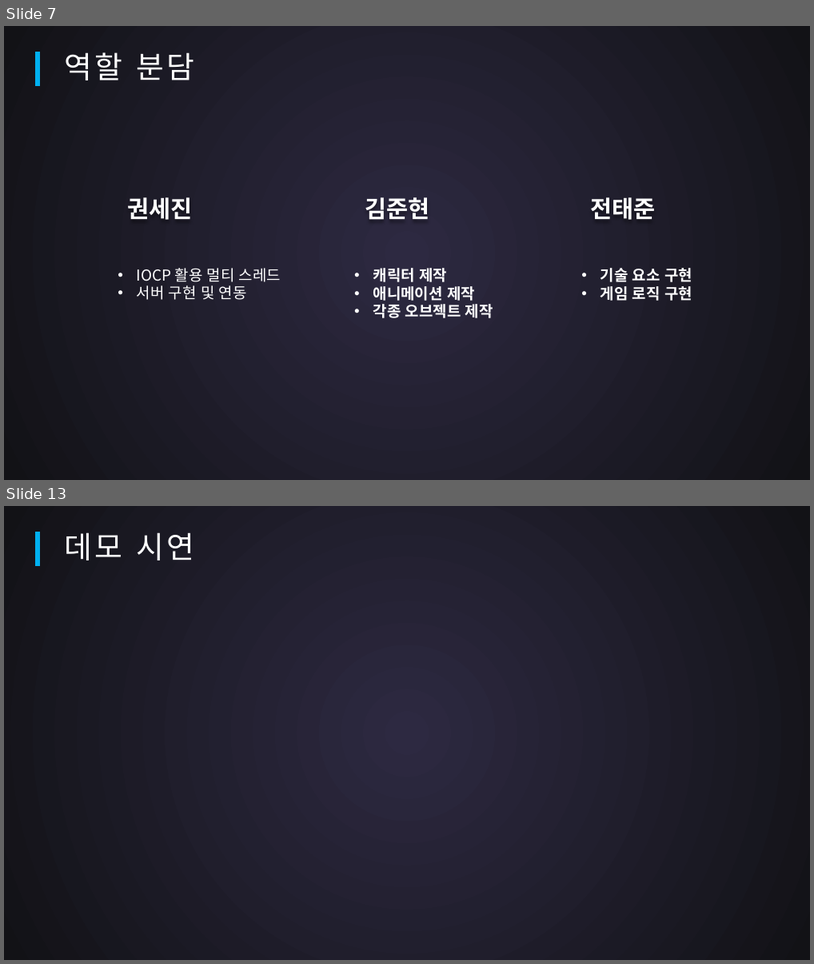
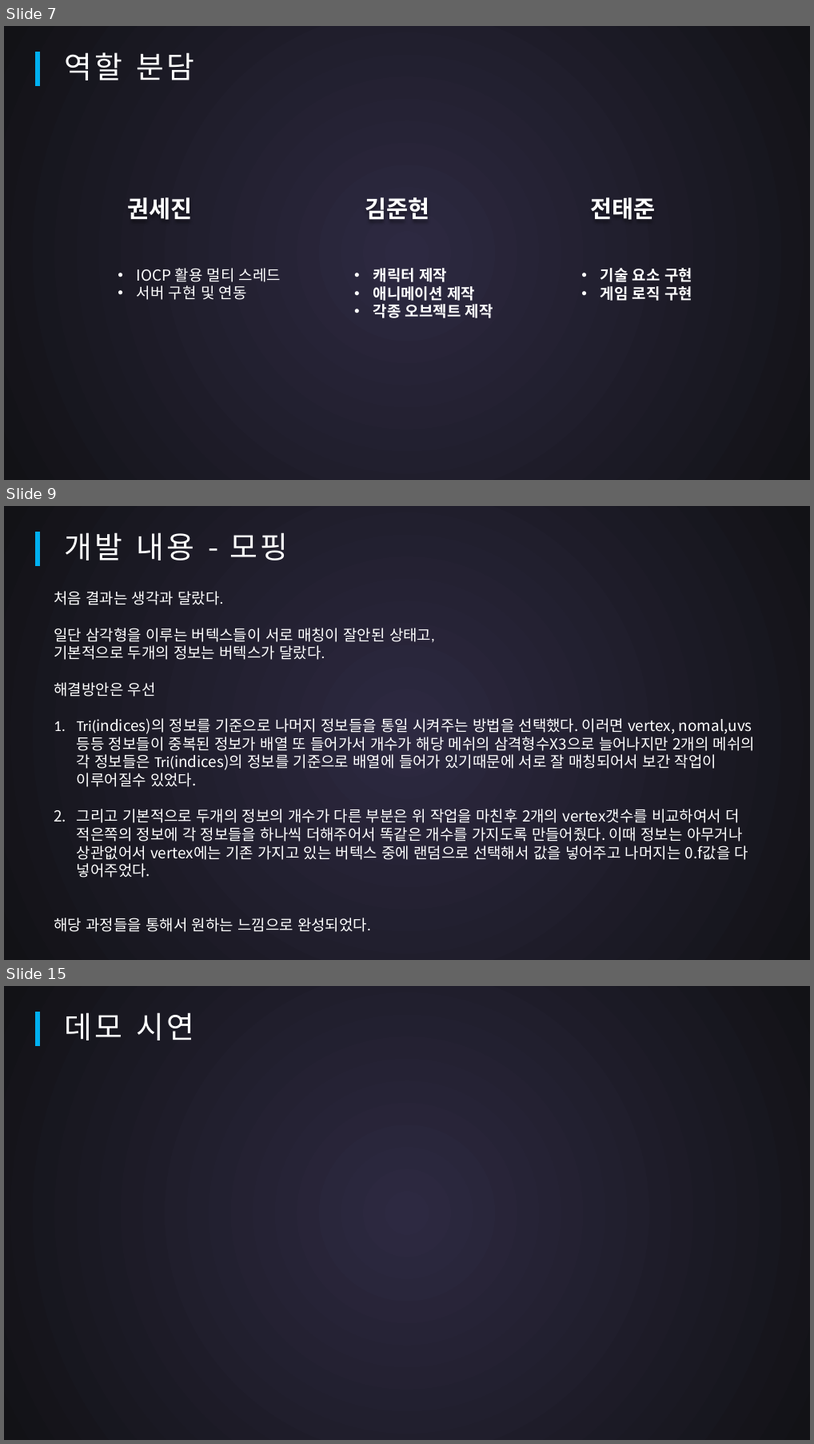
Before and after one commit to SuperTaeJun/GraduationWork, a slide deck: 작업일지 && 졸작자료/중간평가.pptx. Shown one above the other, each under a label of ours: slides 7 and 13 before the commit, slides 7, 9 and 15 after it; the slides between them are not shown. The pictures are 814x964 and 814x1444 pixels, drawn with LibreOffice and Linux fonts; fonts in the diff are those of the drawing. Boxes give left, top, right and bottom in pixels: in the first picture for what was removed or moved away, otherwise in the second. Text is boxed around its words. In the diff, an @@ line names an element or a change of style, - is before the commit and + after.

```diff
--- a/작업일지 && 졸작자료/중간평가.pptx
+++ b/작업일지 && 졸작자료/중간평가.pptx
@@ slide 9 added at box(4, 506, 810, 960), background #000000 @@
@@ rectangle added at box(4, 506, 810, 960), fill gradient #2D2941 to #121216 @@
@@ line added from (38, 567) to (38, 532), #00B0F0 5.25 pt @@
@@ text added at box(65, 532, 289, 560), 36 pt, text #FFFFFF @@
+개발 내용 - 모핑
@@ text added at box(54, 591, 755, 932), 18 pt, text #FFFFFF @@
+처음 결과는 생각과 달랐다.
+일단 삼각형을 이루는 버텍스들이 서로 매칭이 잘안된 상태고,
+기본적으로 두개의 정보는 버텍스가 달랐다.
+해결방안은 우선
+1. Tri(indices)의 정보를 기준으로 나머지 정보들을 통일 시켜주는 방법을 선택했다. 이러면 vertex, nomal,uvs 등등 정보들이 중복된 정보가 배열 또 들어가서 개수가 해당 메쉬의 삼격형수X3으로 늘어나지만 2개의 메쉬의 각 정보들은 Tri(indices)의 정보를 기준으로 배열에 들어가 있기때문에 서로 잘 매칭되어서 보간 작업이 이루어질수 있었다.
+2. 그리고 기본적으로 두개의 정보의 개수가 다른 부분은 위 작업을 마친후 2개의 vertex갯수를 비교하여서 더 적은쪽의 정보에 각 정보들을 하나씩 더해주어서 똑같은 개수를 가지도록 만들어줬다. 이때 정보는 아무거나 상관없어서 vertex에는 기존 가지고 있는 버텍스 중에 랜덤으로 선택해서 값을 넣어주고 나머지는 0.f값을 다 넣어주었다.
+해당 과정들을 통해서 원하는 느낌으로 완성되었다.
@@ what was slide 13 is now slide 15 @@
```
Also in this commit, not shown: 7 slides changed, 1 other slide added, 1 other file.
